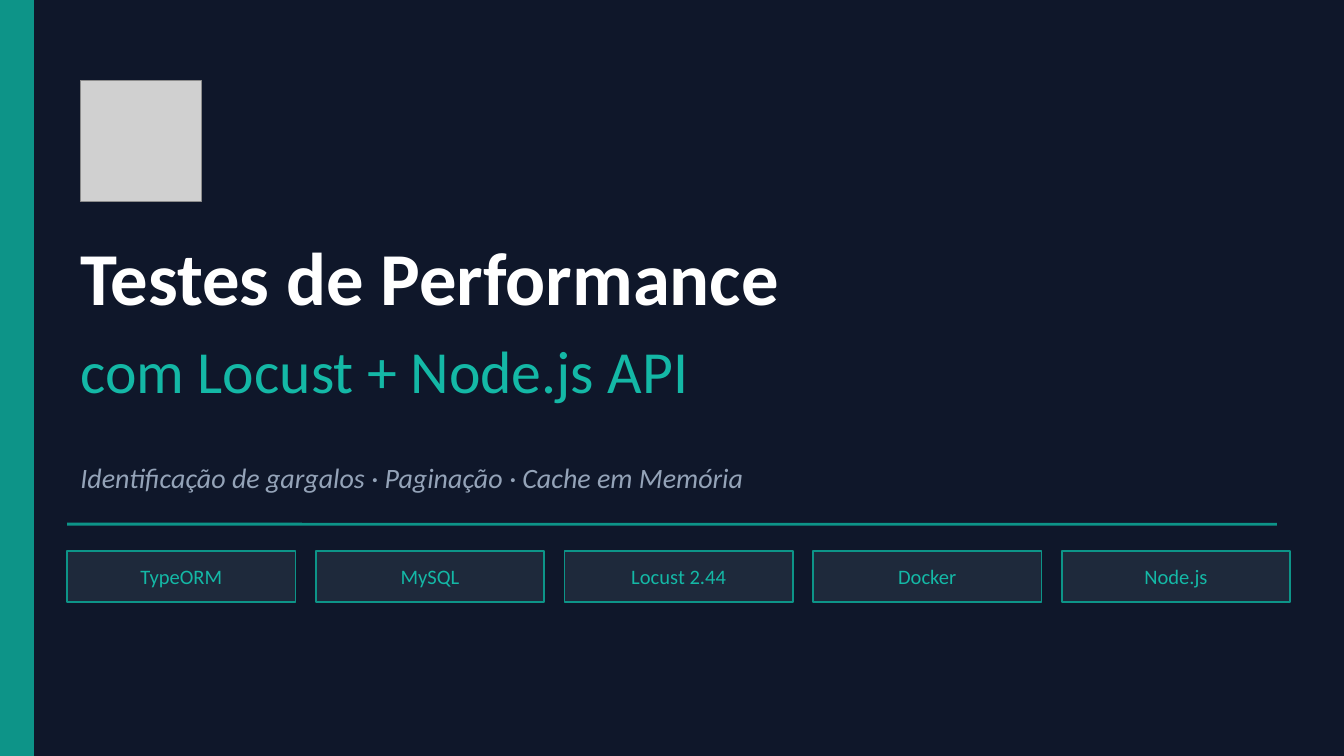
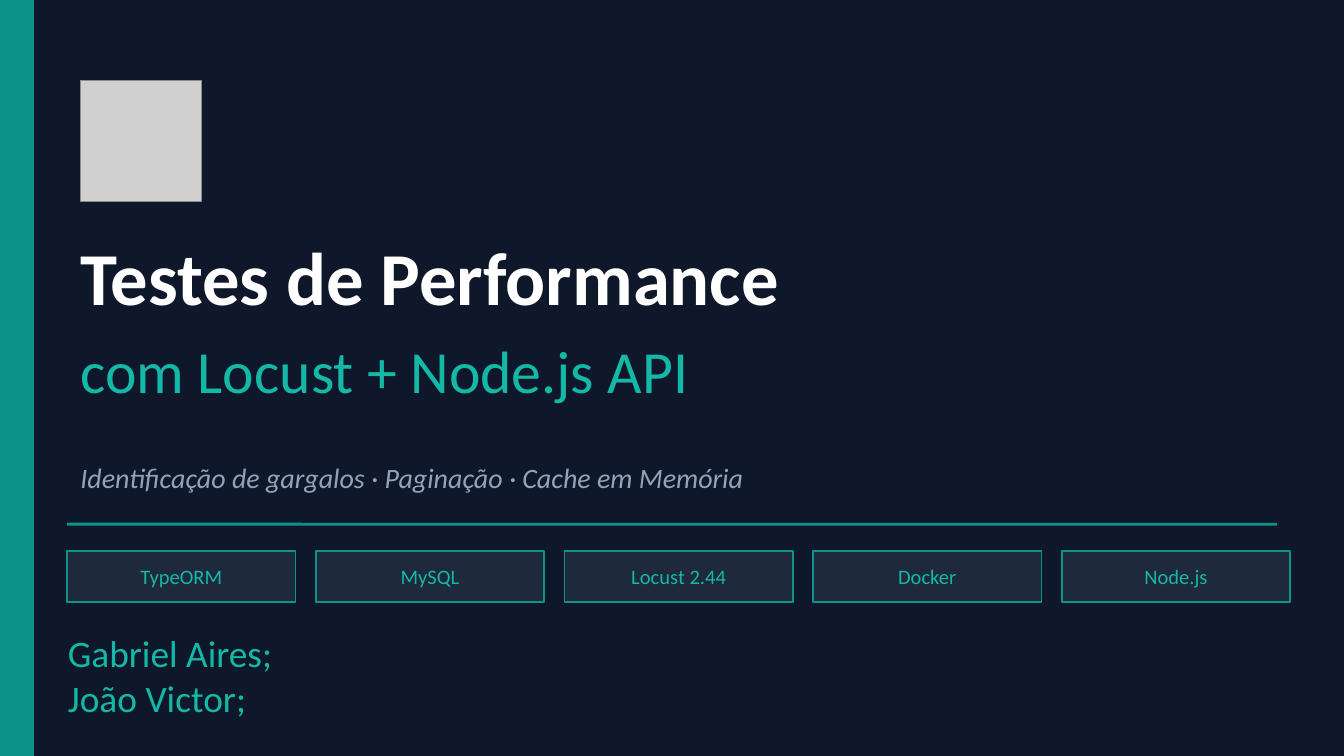
Before and after one commit to Gabrielz11/pokemon-test-project, a slide deck: slide 1 of slide/PROJETO PERFORMANCE.pptx. Drawn at 1344x756 pixels with LibreOffice and Linux fonts; fonts in the diff are those of the drawing; grey boxes stand for pictures. Boxes give left, top, right and bottom in pixels: in the first picture for what was removed or moved away, otherwise in the second. Text is boxed around its words. In the diff, an @@ line names an element or a change of style, - is before the commit and + after.

```diff
--- a/slide/PROJETO PERFORMANCE.pptx
+++ b/slide/PROJETO PERFORMANCE.pptx
@@ text added at bbox=[68, 641, 272, 717], 20 pt, text #14B8A6 @@
+Gabriel Aires;
+João Victor;
```
Also in this commit, not shown: 1 other slide changed.
